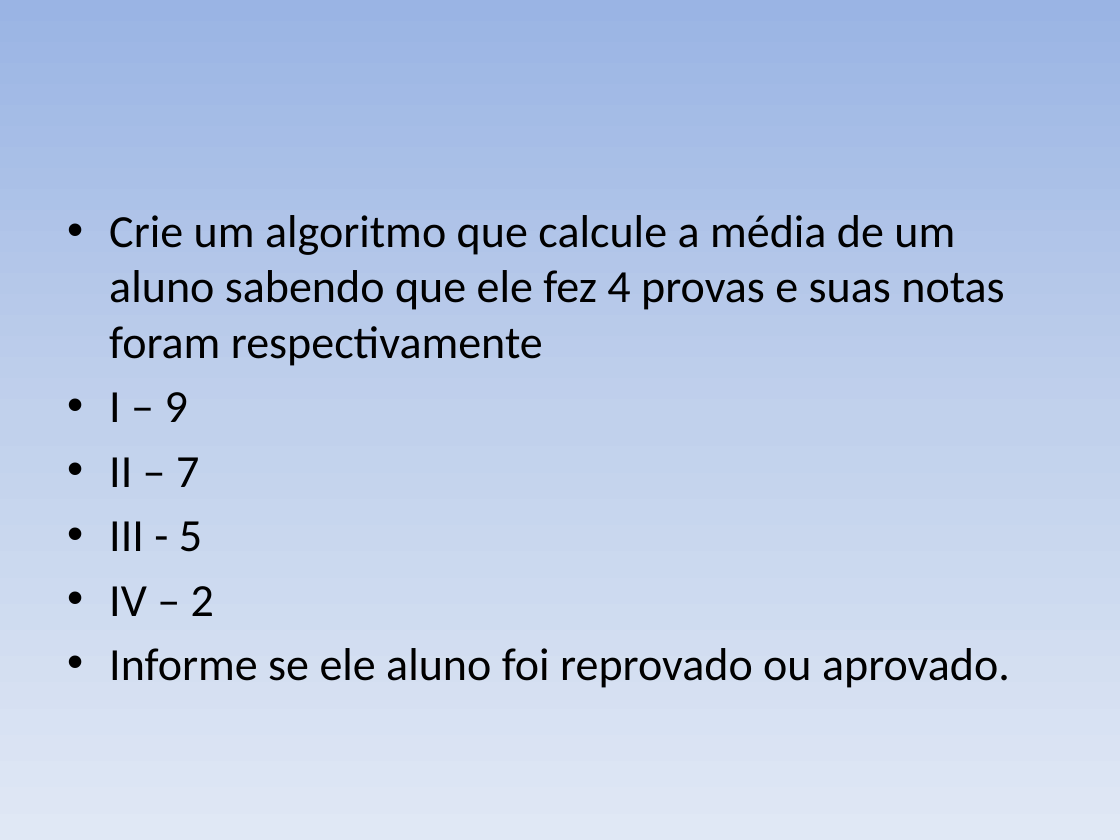
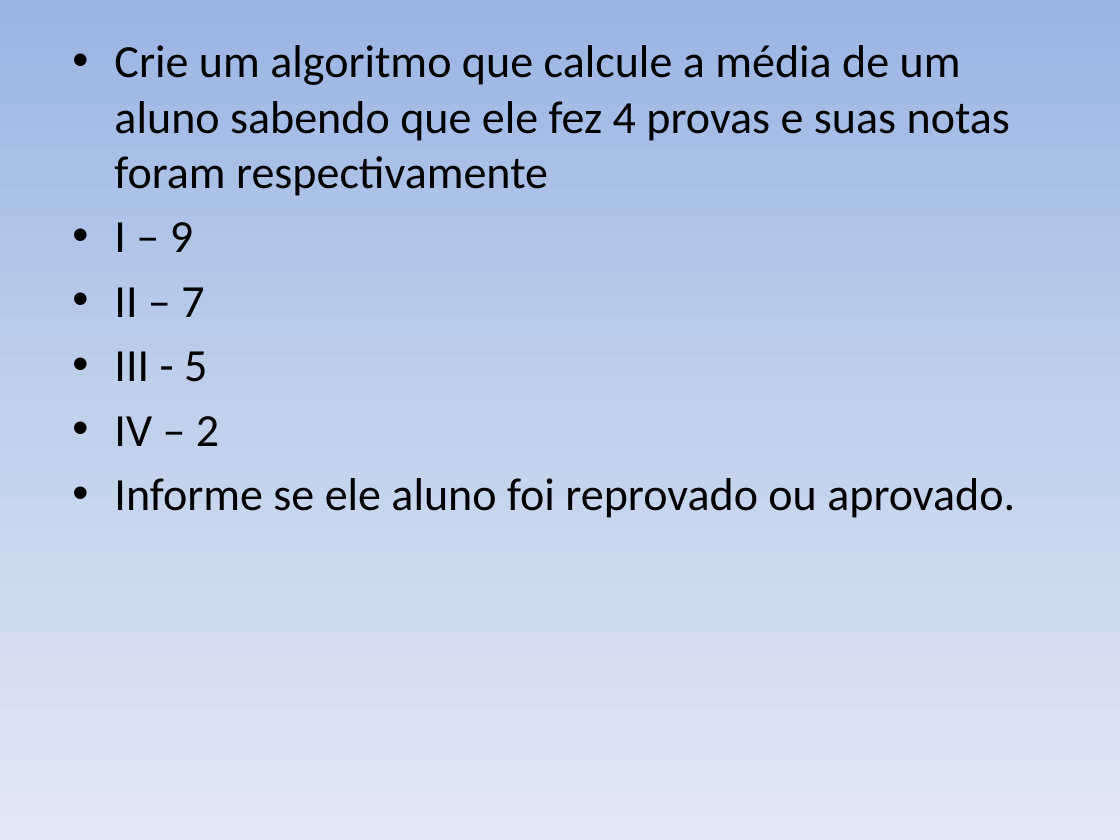
Before and after one commit to italo2403/AULA_L-GICA_PROGRAMA-O, a slide deck: slide 7 of EXERCÍCIOS.pptx (slide 8 before the commit). Drawn at 1120x840 pixels with LibreOffice and Linux fonts; fonts in the diff are those of the drawing. Boxes give left, top, right and bottom in pixels: in the first picture for what was removed or moved away, otherwise in the second. Text is boxed around its words. In the diff, an @@ line names an element or a change of style, - is before the commit and + after.

```diff
--- a/EXERCÍCIOS.pptx
+++ b/EXERCÍCIOS.pptx
@@ text "Crie um algoritmo que calcule ...": place and size @@
-text "Crie um algoritmo que calcule ..." at box(109, 215, 1010, 688)
+text "Crie um algoritmo que calcule ..." at box(114, 45, 1015, 518)
```
Also in this commit, not shown: 10 other slides changed, 4 slides added, 7 slides removed, 3 other files.
